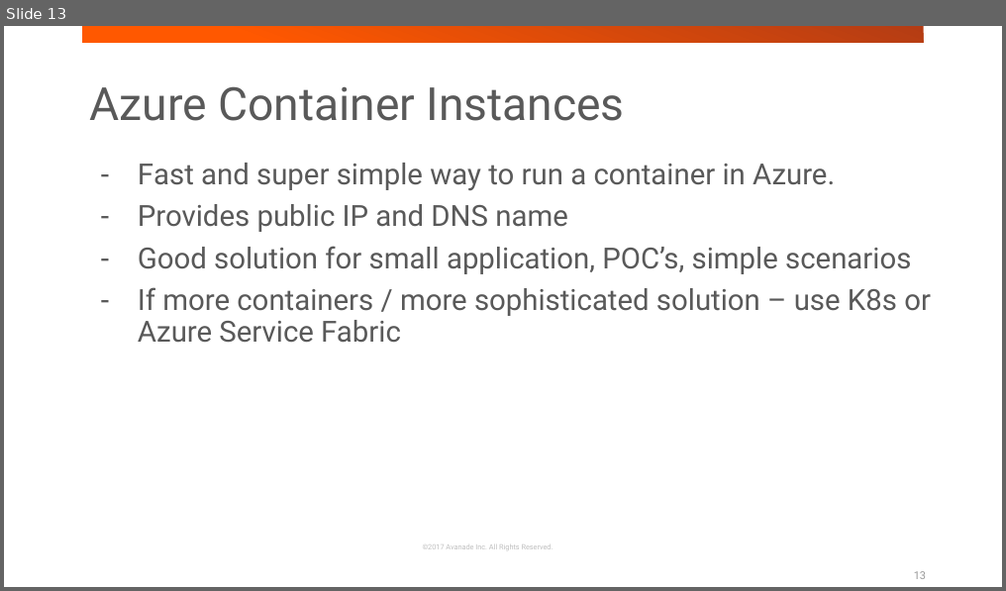
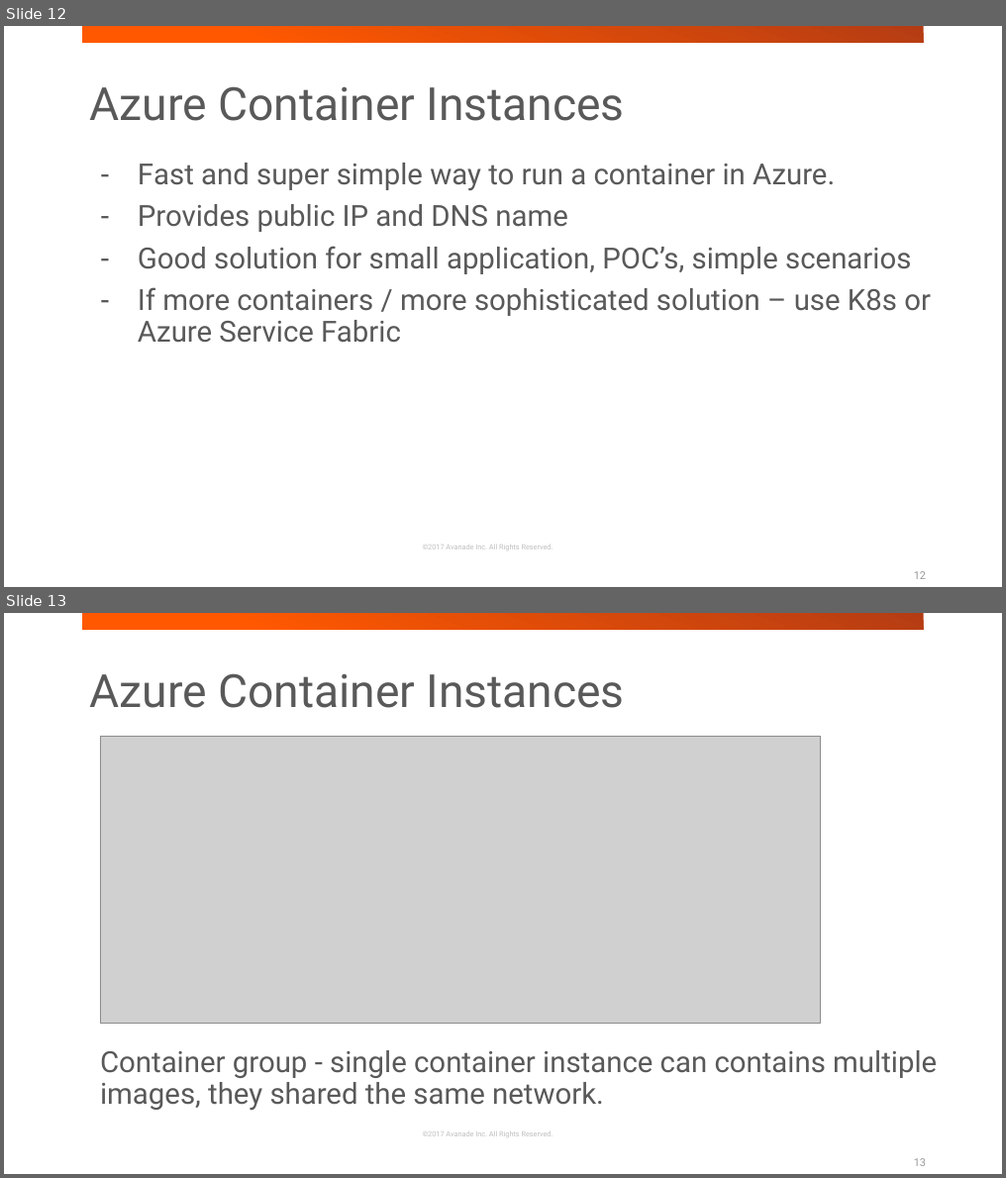
Before and after one commit to jakubgw/azure-containerization, a slide deck: azure-containerization.pptx. Shown one above the other, each under a label of ours: slide 13 before the commit, slides 12 and 13 after it. The pictures are 1006x591 and 1006x1178 pixels, drawn with LibreOffice and Linux fonts; fonts in the diff are those of the drawing; grey boxes stand for pictures; background and template pictures are left out. Boxes give left, top, right and bottom in pixels: in the first picture for what was removed or moved away, otherwise in the second. Text is boxed around its words. In the diff, an @@ line names an element or a change of style, - is before the commit and + after.

```diff
--- a/azure-containerization.pptx
+++ b/azure-containerization.pptx
@@ slide 13 added at [4,613,1002,1174], background #FFFFFF; not listed: 2 template elements that a slide beside it also shows @@
@@ text added at [89,673,625,708], 44 pt, text #595959 @@
+Azure Container Instances
@@ picture added at [100,737,821,1023] @@
@@ text added at [100,1051,937,1110], 28 pt, text #595959 @@
+Container group - single container instance can contains multiple images, they shared the same network.
@@ page number added at [914,1158,926,1166], 10.5 pt, text #9B9B9B @@
+13
@@ what was slide 13 is now slide 12 @@
```
Also in this commit, not shown: 4 slides changed, 5 other slides added, 2 slides removed, 6 other files.
